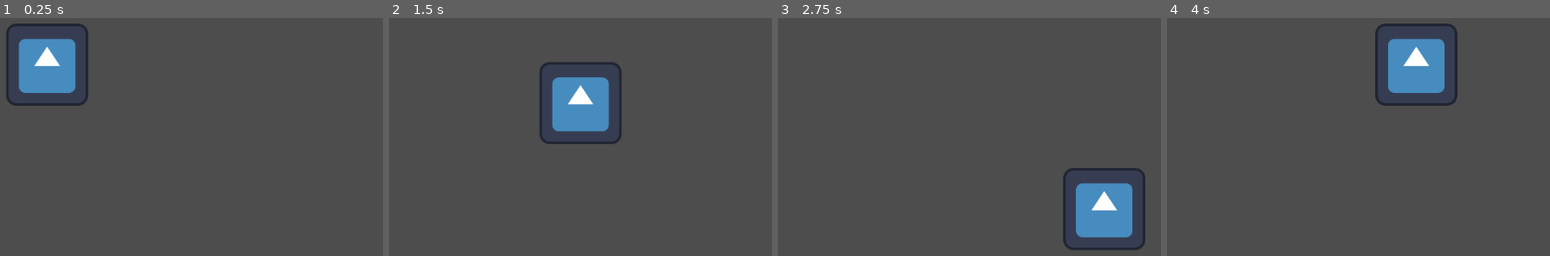
Above: before the commit, frames 1-4 (left to right).
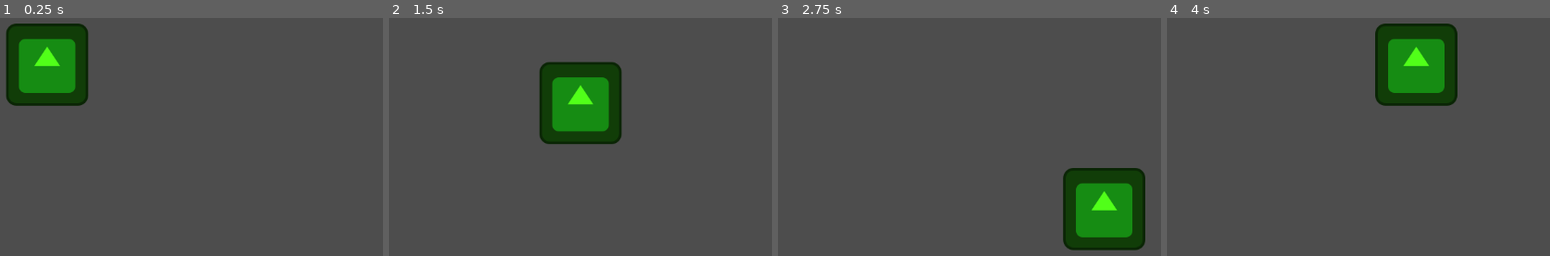
Above: after the commit, the same moments.

Repository: SrFernandez17/joc-en-grup
Game: Godot game, scene res://node_2d.tscn
Two runs of this game, one before a commit and one after it. Both use one fixed random seed, a clock stepped at 60 frames per second and the inputs below. The project has no main scene, so this scene is started directly. The engine's default icon, where the game draws it, is replaced by a stand-in: a white triangle on a blue panel in a dark square.
Inputs:
- Up to frame 1 (0.25 s): no input
- Up to frame 2 (1.5 s): tap Enter at 0.5 s; hold Right (ui_right) 0.53-1.28 s; hold Down (ui_down) from 1.28 s (still down)
- Up to frame 3 (2.75 s): release Down (ui_down) at 2.03 s; hold Right (ui_right) from 2.03 s (still down)
- Up to frame 4 (4 s): release Right (ui_right) at 2.78 s; hold Up (ui_up) 2.78-3.53 s; hold Left (ui_left) from 3.53 s (still down)

The runs differ from the first frame. In frame 1, 7.3% of the frame differs, in the area x 1-23%, y 2-37%; in frame 2, 7.2%; in frame 3, 7.3%, in the area x 74-96%, y 63-98%; in frame 4, 7.3%.

Commit message:
canvi color

Diff:
--- a/node_2d.tscn
+++ b/node_2d.tscn
@@ -6,6 +6,7 @@
 [node name="Node2D" type="Node2D" unique_id=437034114]
 
 [node name="Sprite2D" type="Sprite2D" parent="." unique_id=176340228]
+modulate = Color(0.31764707, 1, 0.09803922, 1)
 position = Vector2(284, 204)
 texture = ExtResource("1_0e48y")
 script = ExtResource("2_epypp")
